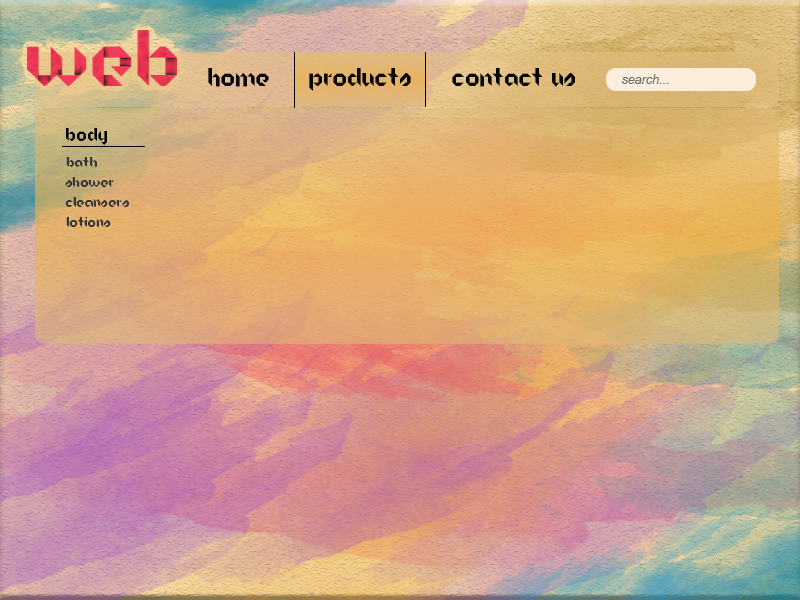
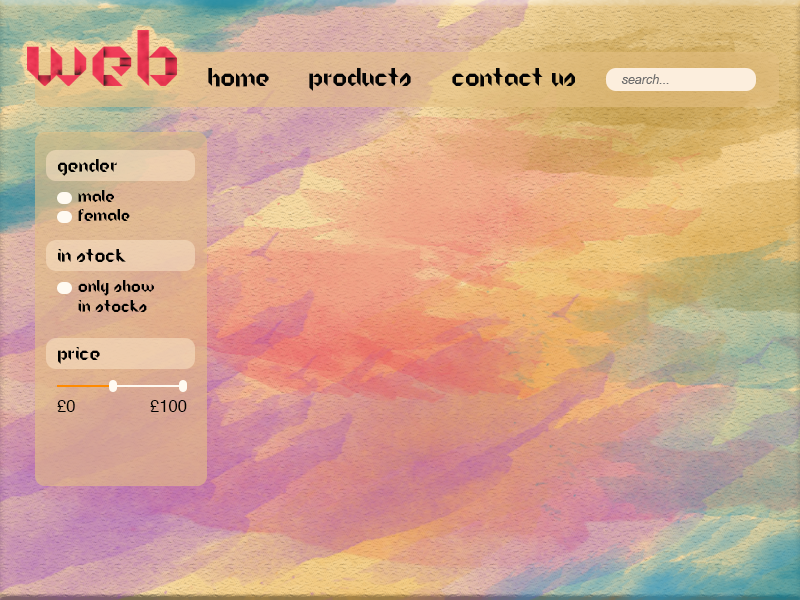
Layered file, before and after one edit (w=800, h=600). Changes by layer:
hid group "Products Selected" (46 layers), moved it above "Home" over box(35, 52, 779, 344)
moved "Cleansers" (2nd of 2, in "Menu" › "Products Selected" › "Column") into group "Column" over box(65, 197, 129, 207)
moved "Shower" into group "Column" over box(65, 177, 114, 187)
renamed "Column" to "Heading", moved it into group "Column" over box(66, 128, 107, 145)
moved "Selected" into group "Products Selected" over box(295, 52, 425, 107)
"ToolbarOpened": opacity 60% → 100% over box(35, 108, 779, 344)
added group "Filter 3" with 9 layers above "Filter 2" over box(46, 338, 195, 412)
added group "Option" (1st of 3, in "Filter 3") with 6 layers in group "Filter 3" over box(57, 380, 187, 412)
added layer "Price" in group "Filter 3" over box(58, 347, 100, 364)
added layer "Heading" (6th of 8, in "Filter 3") (60%) in group "Filter 3" over box(46, 338, 195, 369)
added group "Filter 2" with 5 layers above "Filter" over box(46, 240, 195, 312)
added group "Option" (2nd of 3, in "Filter 2") with 2 layers in group "Filter 2" over box(57, 280, 154, 312)
added layer "Only show in stocks" in group "Option" over box(78, 280, 154, 312)
added layer "In Stock" in group "Filter 2" over box(58, 249, 126, 262)
added layer "Heading" (7th of 8, in "Filter 2") (60%) in group "Filter 2" over box(46, 240, 195, 271)
added group "Filter" with 8 layers above "Side Bar" over box(46, 150, 195, 223)
added group "Option 2" with 2 layers in group "Filter" over box(57, 209, 130, 223)
added layer "Female" in group "Option 2" over box(78, 209, 130, 221)
added group "Option" (3rd of 3, in "Filter") with 2 layers in group "Filter" over box(57, 190, 114, 204)
added layer "Gender" in group "Filter" over box(58, 159, 117, 176)
added layer "Heading" (8th of 8, in "Filter") (60%) in group "Filter" over box(46, 150, 195, 181)
added layer "Side Bar" (60%) above "Toolbar" over box(35, 132, 207, 486)
…and 15 more changes (10 added, 5 stack)
